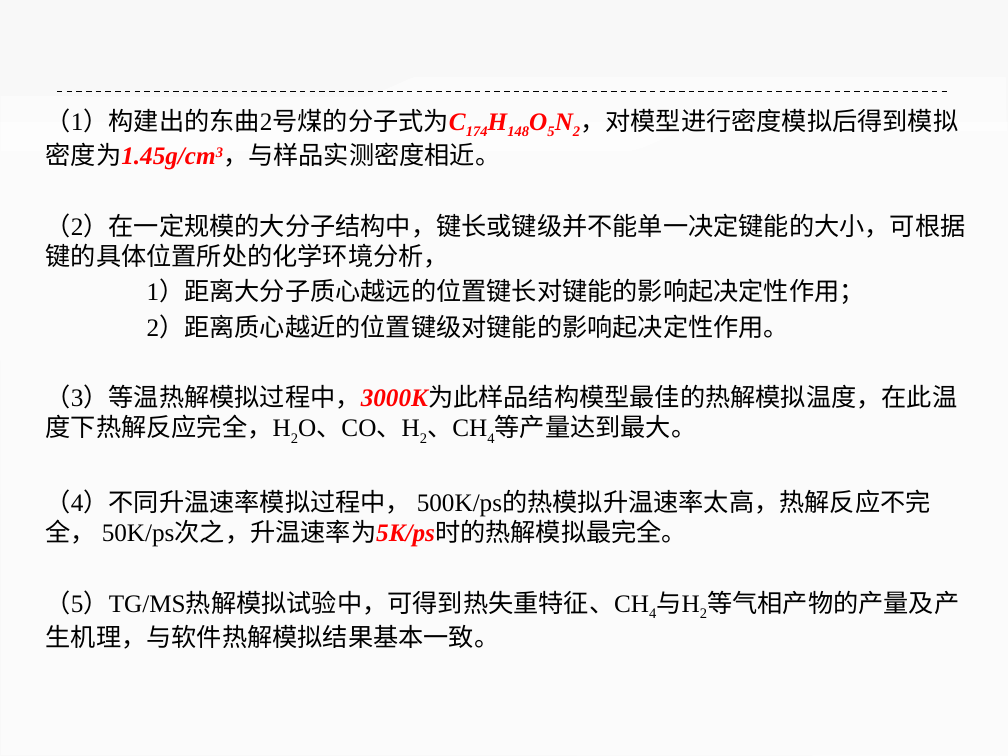
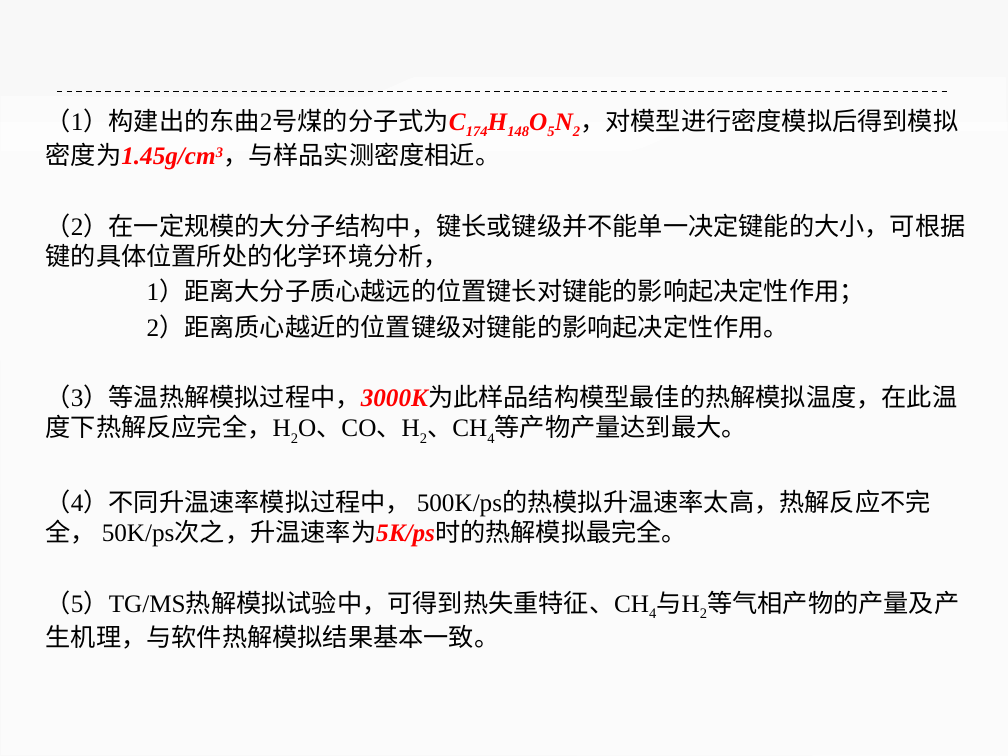
Before and after one commit to ilvcr/GraduationProject, a slide deck: slide 45 of ppt/yoghourtppt.pptx. Drawn at 1008x756 pixels with LibreOffice and Linux fonts; fonts in the diff are those of the drawing. Boxes give left, top, right and bottom in pixels: in the first picture for what was removed or moved away, otherwise in the second. Text is boxed around its words. In the diff, an @@ line names an element or a change of style, - is before the commit and + after.

```diff
--- a/ppt/yoghourtppt.pptx
+++ b/ppt/yoghourtppt.pptx
@@ text at [46, 384, 957, 439]: text changed @@
-（3）等温热解模拟过程中，3000K为此样品结构模型最佳的热解模拟温度，在此温度下热解反应完全，H2O、CO、H2、CH4等产量达到最大。
+（3）等温热解模拟过程中，3000K为此样品结构模型最佳的热解模拟温度，在此温度下热解反应完全，H2O、CO、H2、CH4等产物产量达到最大。
```
Also in this commit, not shown: 5 other slides changed.
